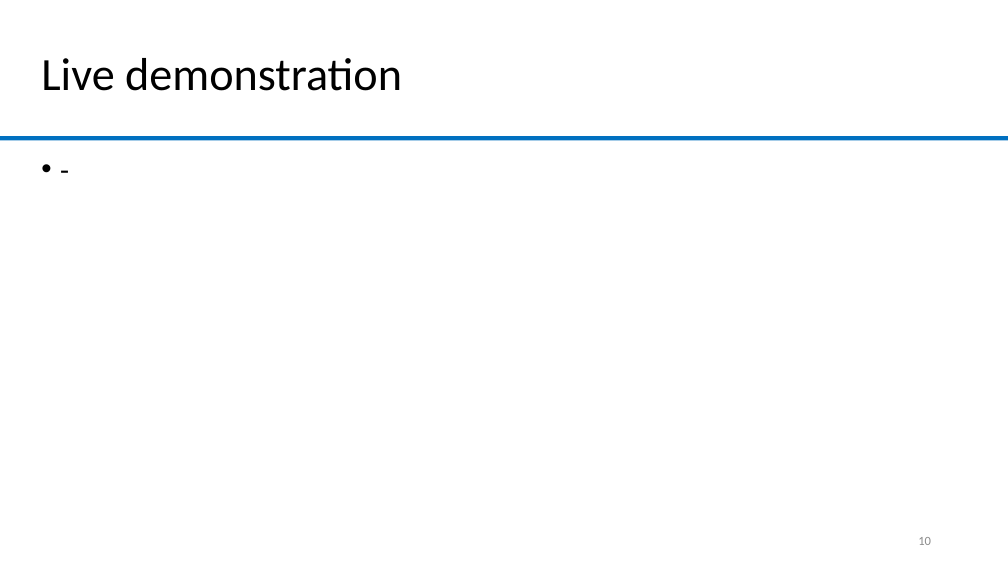
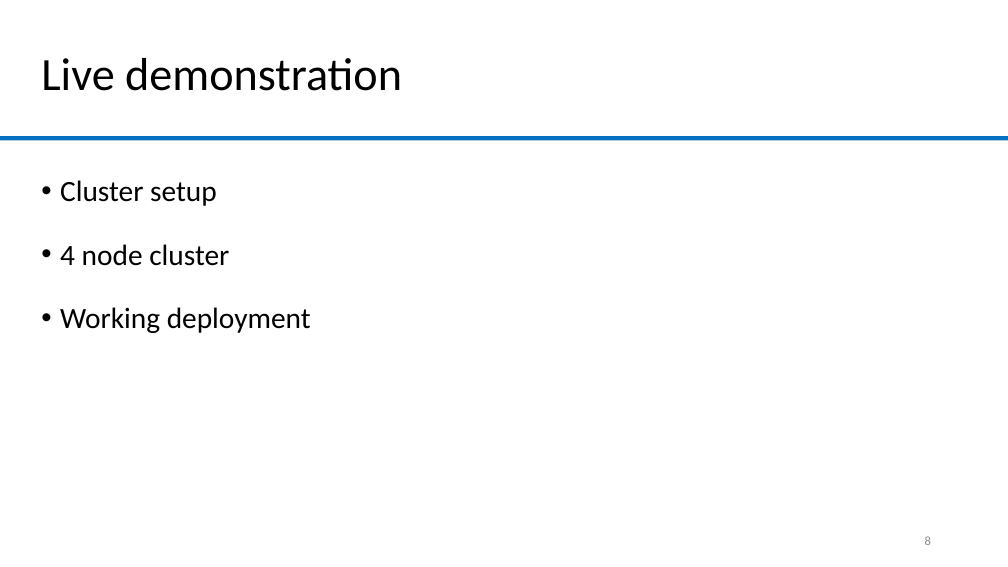
Before and after one commit to lolamtisch/BauCloCom_kubernetes, a slide deck: slide 8 of docu/Kubernetes_Nexcloud.pptx (slide 10 before the commit). Drawn at 1008x567 pixels with LibreOffice and Linux fonts; fonts in the diff are those of the drawing; background and template pictures are left out. Boxes give left, top, right and bottom in pixels: in the first picture for what was removed or moved away, otherwise in the second. Text is boxed around its words. In the diff, an @@ line names an element or a change of style, - is before the commit and + after.

```diff
--- a/docu/Kubernetes_Nexcloud.pptx
+++ b/docu/Kubernetes_Nexcloud.pptx
@@ text removed at [34,151,939,511] @@
-• -
@@ text added at [60,180,311,333], 28 pt, text #000000 @@
+• Cluster setup
+• 4 node cluster
+• Working deployment
@@ page number at [925,536,931,545]: text changed @@
-10
+8
```
Also in this commit, not shown: 3 other slides changed, 2 slides removed, 1 other file.
